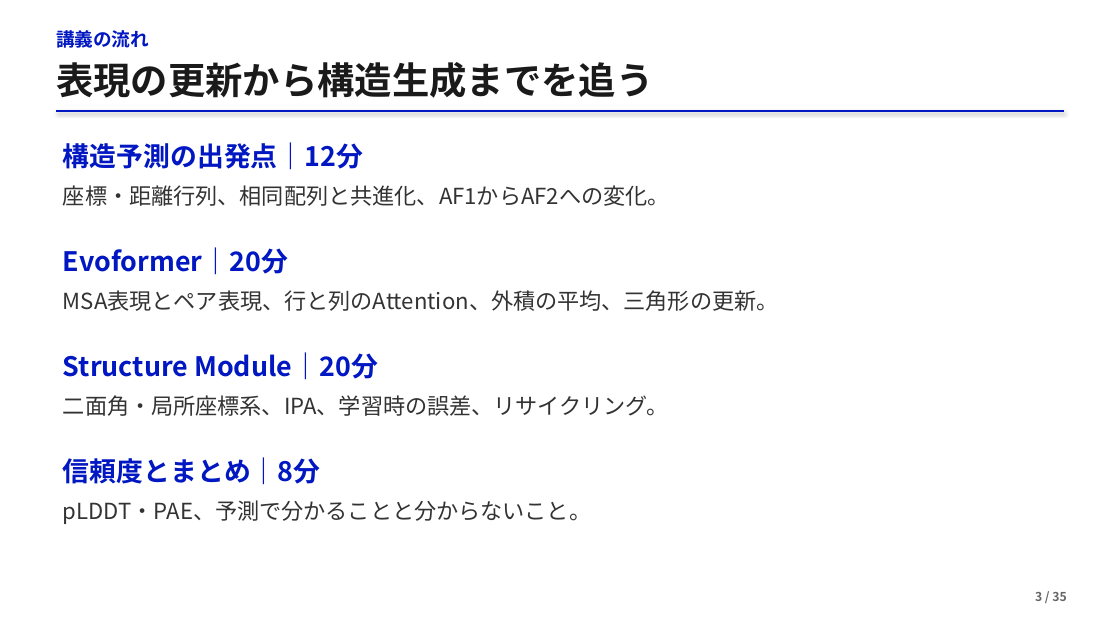
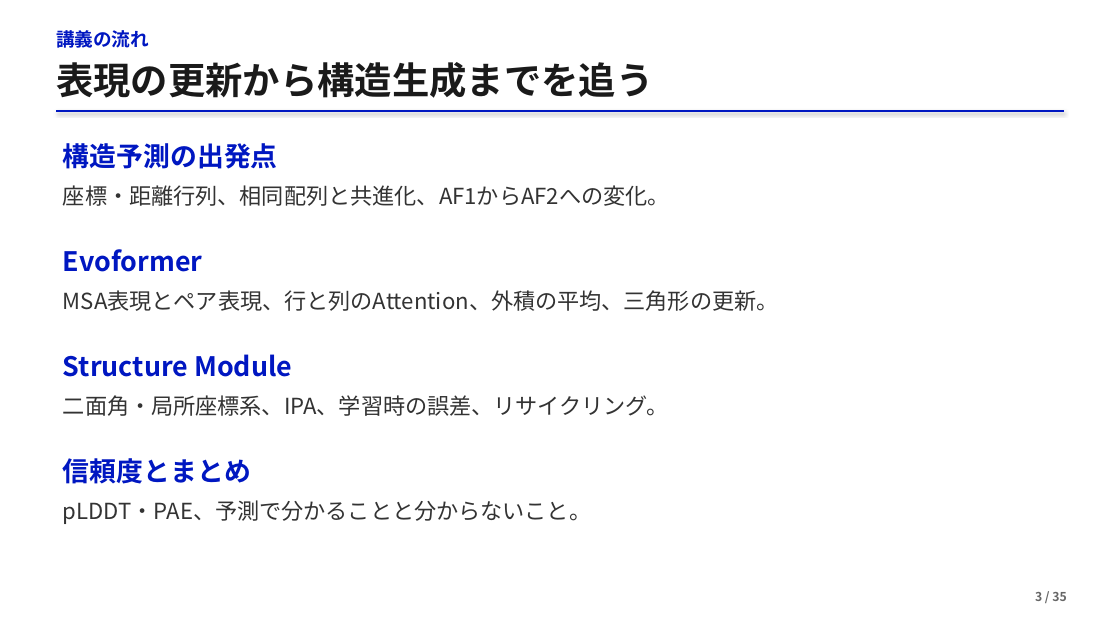
Before and after one commit to matsunagalab/lecture_bioinfo, a slide deck: slide 3 of 05_AlphaFold2による構造予測/05_AlphaFold2による構造予測.pptx. Drawn at 1120x630 pixels with LibreOffice and Linux fonts; fonts in the diff are those of the drawing. Boxes give left, top, right and bottom in pixels: in the first picture for what was removed or moved away, otherwise in the second. Text is boxed around its words. In the diff, an @@ line names an element or a change of style, - is before the commit and + after.

```diff
--- a/05_AlphaFold2による構造予測/05_AlphaFold2による構造予測.pptx
+++ b/05_AlphaFold2による構造予測/05_AlphaFold2による構造予測.pptx
@@ text at [63,143,278,169]: text changed @@
-構造予測の出発点｜12分
+構造予測の出発点
@@ text at [63,249,202,272]: text changed @@
-Evoformer｜20分
+Evoformer
@@ text at [63,354,292,377]: text changed @@
-Structure Module｜20分
+Structure Module
@@ text at [63,458,251,484]: text changed @@
-信頼度とまとめ｜8分
+信頼度とまとめ
```
Also in this commit, not shown: 1 other slide changed, 1 slide added, 1 slide removed, 2 other files.
